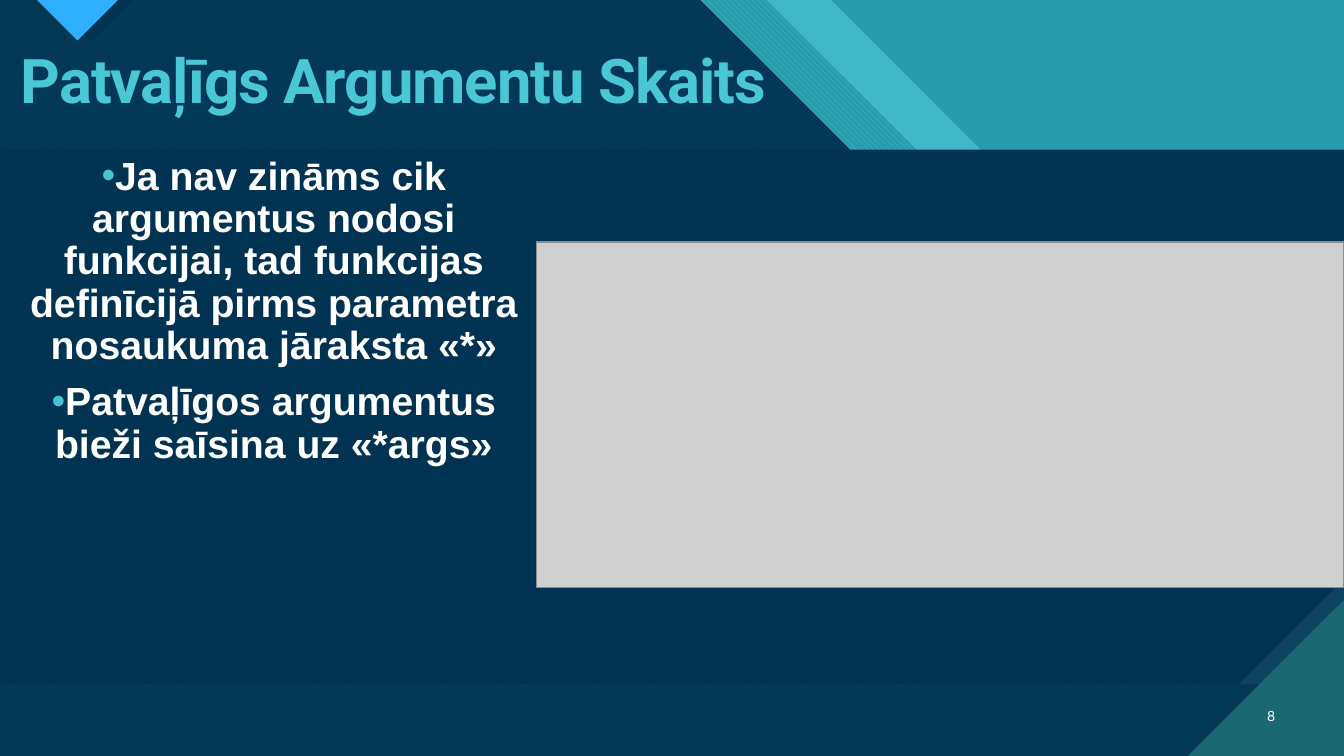
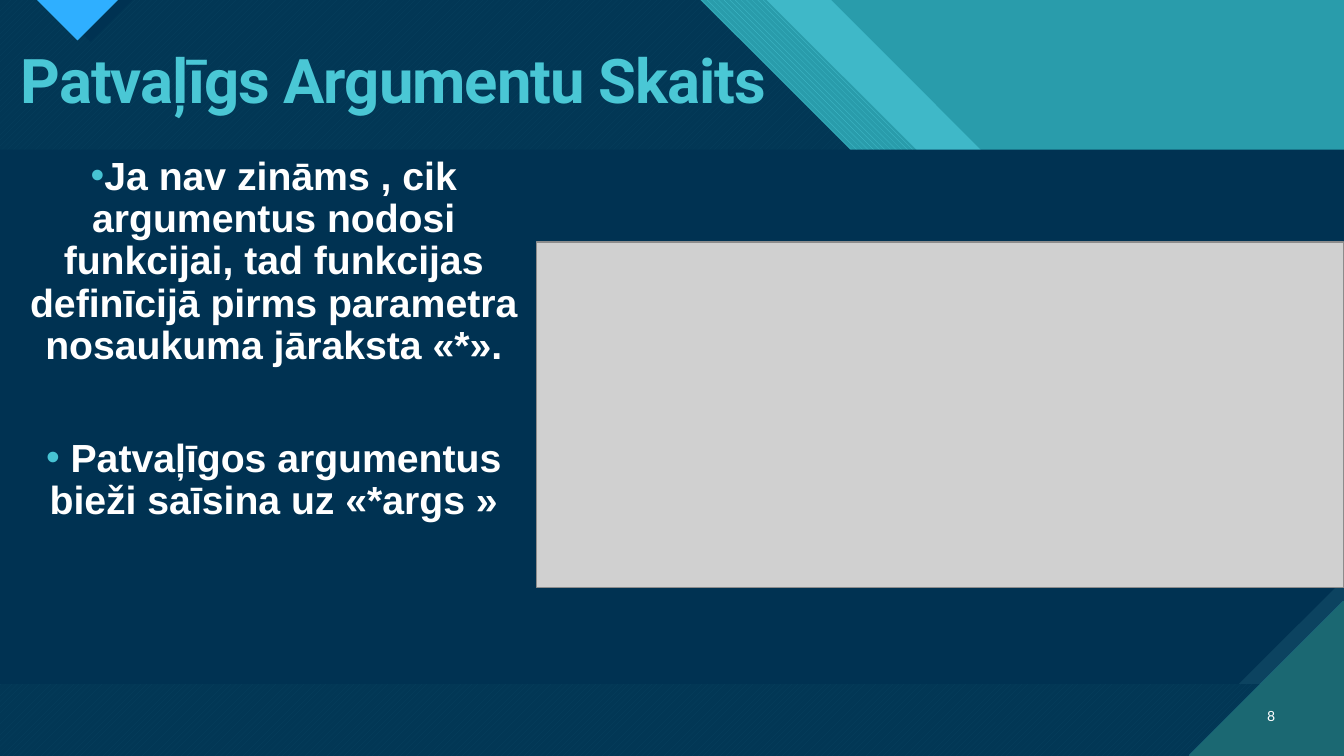
Before and after one commit to Klavinsnemakprogrammet/GalaEksamens2.Kurss, a slide deck: slide 8 of Python Funkcijas.pptx. Drawn at 1344x756 pixels with LibreOffice and Linux fonts; fonts in the diff are those of the drawing; grey boxes stand for pictures. Boxes give left, top, right and bottom in pixels: in the first picture for what was removed or moved away, otherwise in the second. Text is boxed around its words. In the diff, an @@ line names an element or a change of style, - is before the commit and + after.

```diff
--- a/Python Funkcijas.pptx
+++ b/Python Funkcijas.pptx
@@ text at <box>30,161,517,522</box>: text changed @@
-• Ja nav zināms cik argumentus nodosi funkcijai, tad funkcijas definīcijā pirms parametra nosaukuma jāraksta «*»
-• Patvaļīgos argumentus bieži saīsina uz «*args»
+• Ja nav zināms , cik argumentus nodosi funkcijai, tad funkcijas definīcijā pirms parametra nosaukuma jāraksta «*».
+• Patvaļīgos argumentus bieži saīsina uz «*args »
```
Also in this commit, not shown: 7 other slides changed, 6 slides added.
